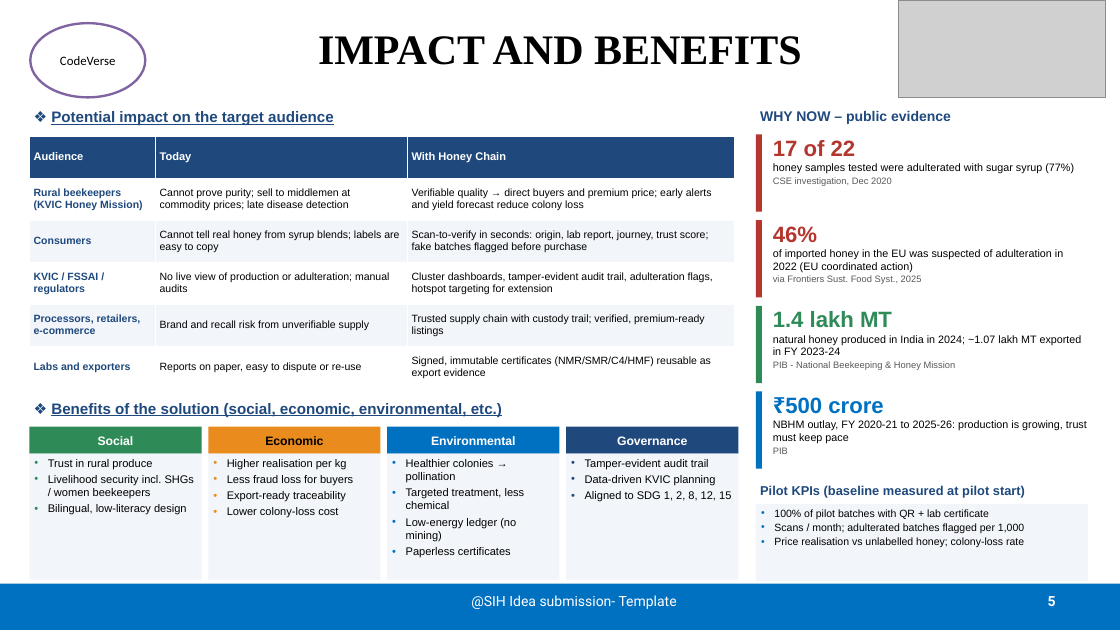
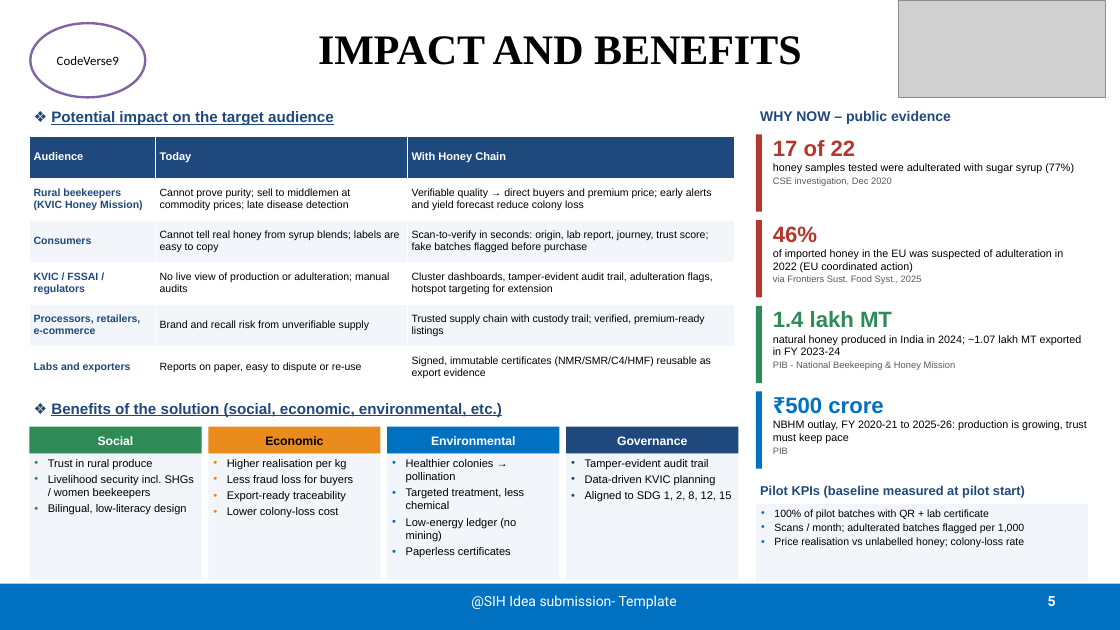
Before and after one commit to Suyash2527/HoneyChain, a slide deck: slide 5 of docs/SIH2026-Idea-Presentation.pptx. Drawn at 1120x630 pixels with LibreOffice and Linux fonts; fonts in the diff are those of the drawing; grey boxes stand for pictures. Boxes give left, top, right and bottom in pixels: in the first picture for what was removed or moved away, otherwise in the second. Text is boxed around its words. In the diff, an @@ line names an element or a change of style, - is before the commit and + after.

```diff
--- a/docs/SIH2026-Idea-Presentation.pptx
+++ b/docs/SIH2026-Idea-Presentation.pptx
@@ text in ellipse at [57, 56, 119, 65]: text changed @@
-CodeVerse
+CodeVerse9
```
Also in this commit, not shown: 5 other slides changed, 2 other files.
